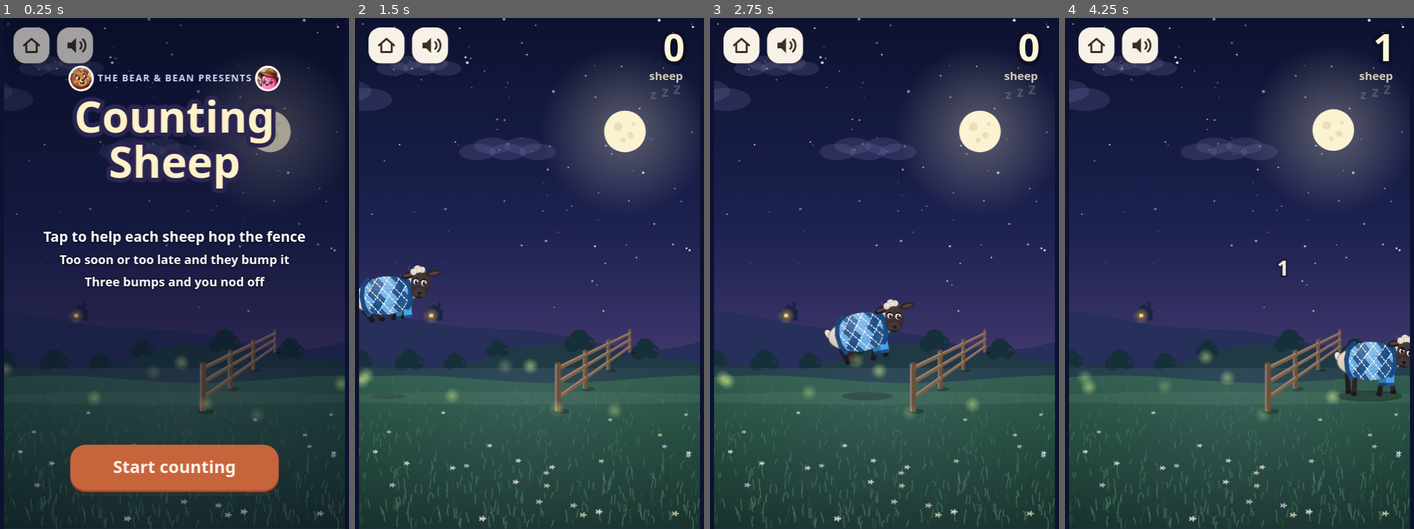
Above: before the commit, frames 1-4 (left to right).
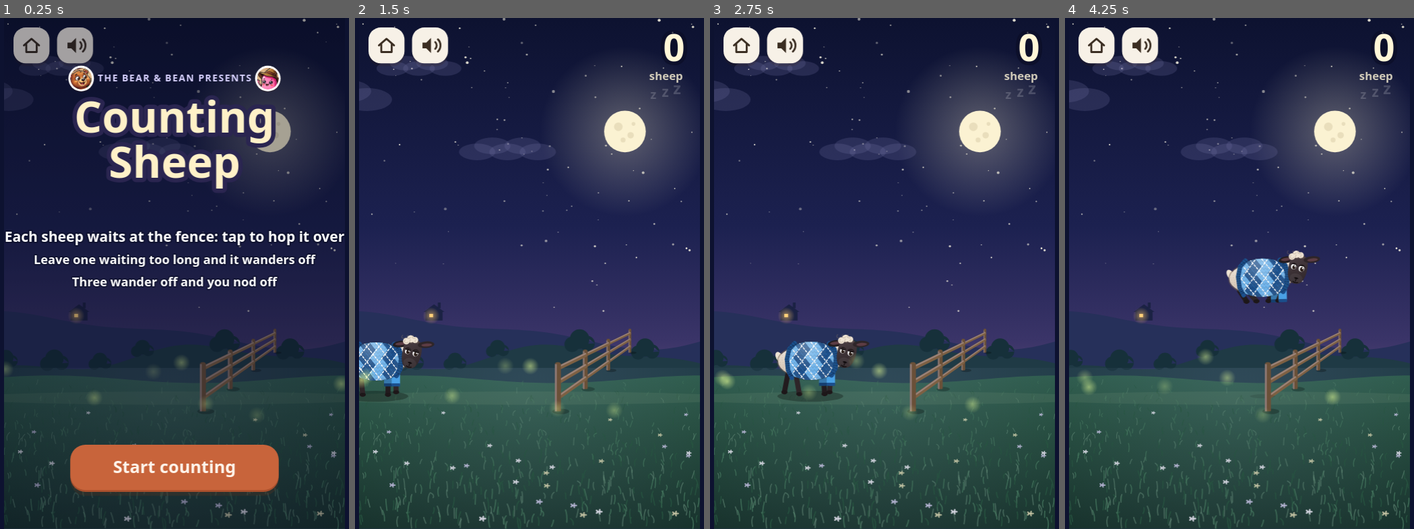
Above: after the commit, the same moments.

Repository: Crunchy000/Games
Game: browser game, page counting-sheep/index.html
Two runs of this game, one before a commit and one after it. Both use one fixed random seed, a clock stepped at 60 frames per second and the inputs below.
Inputs:
- Up to frame 1 (0.25 s): no input
- Up to frame 2 (1.5 s): click "Start counting" at 0.27 s; hold Right from 1.03 s (still down); tap Space at 1.1 s
- Up to frame 3 (2.75 s): release Right at 1.53 s; hold Down 1.58-1.85 s; tap Space at 1.6, 2.1, 2.6 s; hold Left 1.9-2.47 s; tap Enter at 2.52 s; hold Up from 2.52 s (still down)
- Up to frame 4 (4.25 s): release Up at 2.82 s; hold Right 2.87-3.53 s; tap Space at 3.1, 3.6, 4.1 s; hold Up 3.58-3.82 s; hold Left from 3.87 s (still down)

The runs differ from the first frame. In frame 1, 2.8% of the frame differs, in the area x 1-99%, y 41-54%; in frame 2, 3.0%; in frame 3, 3.2%; in frame 4, 3.8%, in the area x 46-99%, y 3-76%.

Commit message:
Counting Sheep: sheep wait at the fence; the lullaby moves faster
Each sheep now trots up and waits at the fence with a bleat and a buzz until you tap;
releasing it chimes the next note and clearing the fence plays the one after, so the
melody goes twice as fast. A sheep left waiting bleats again, then wanders off; three
wander off and you nod off.

Co-Authored-By: Claude Opus 5.5 <noreply@anthropic.com>
Claude-Session: https://claude.ai/code/session_01QT458vya8LPEwXB5x7RvTJ

Diff:
--- a/counting-sheep/index.html
+++ b/counting-sheep/index.html
@@ -307,6 +307,8 @@
 const FENCE_H = 40, JUMP_T = 1.5, JUMP_H = 90, JUMP_V = 104;   // a slow, floaty hop: about three quarters of a second to tap in, at first
 const GROUND = () => Math.round(H * .74), FX = Math.round(W * .6);
 const FRONT = 30 * SS, BACK = 28 * SS;   // how far the body reaches in front of and behind the feet
+const WAIT_X = FX - 79;   // where each sheep stops and waits to be hopped over (a hop from here always clears)
+const NUDGE_T = 4, GIVE_UP_T = 8;   // a waiting sheep bleats again after a while, then wanders off
 
 function resize() {
   H = cardMode ? 270 : Math.round(clamp(W * innerHeight / innerWidth, 540, 800));
@@ -377,29 +379,29 @@
 const buzz = ms => { try { navigator.vibrate && navigator.vibrate(ms); } catch (e) {} };
 
 /* ---------- the night's state ---------- */
-let frozen = false, cardMode = false, state = 'title', time = 0, count = 0, drowsy = 0, overT = 0, nextIn = 0, sheep = null, lastTy = null, pops = [], overLine = '';
+let frozen = false, cardMode = false, noteI = 0, state = 'title', time = 0, count = 0, drowsy = 0, overT = 0, nextIn = 0, sheep = null, lastTy = null, pops = [], overLine = '';
 const DROWSY_MAX = 3;
 // the sheep: x is where its feet are; st: walk, pause, jump, bump, off (wandering away after a bump), gone
 function newSheep() {
   let ty; do ty = { col: pick(COLOURS), pat: pick(PATTERNS), face: FACES[0] }; while (lastTy && ty.col === lastTy.col && ty.pat === lastTy.pat); lastTy = ty;
   const v = (62 + Math.min(count, 80) * .45) * R(.88, 1.12);
   sheep = { ty, x: -36, v, st: 'walk', t: 0, ph: R(0, 6), lift: 0, cleared: false, dir: 1,
-    pauseAt: count >= 4 && Math.random() < .2 ? R(30, FX - FRONT - 70) : null, pauseFor: R(.7, 1.5), lid: R(.25, .5) };
+    pauseAt: null, pauseFor: 0, lid: R(.25, .5) };
 }
 function startNight(carry) {
   count = carry ? run.count : 0; drowsy = carry ? run.drowsy : 0; run = { count, drowsy };
-  state = 'play'; sheep = null; nextIn = .4; pops = []; persist();
+  state = 'play'; sheep = null; nextIn = .4; pops = []; noteI = count * 2; persist();
 }
 function hop() {
   if (state !== 'play' || !sheep) return;
-  if ((sheep.st === 'walk' || sheep.st === 'pause') && !sheep.cleared && sheep.x < FX) { sheep.st = 'jump'; sheep.t = 0; sHop(); }
+  if (sheep.st === 'wait') { sheep.st = 'jump'; sheep.t = 0; sNote(noteI++); }   // released: a chime, and over it goes
 }
 function bump() {
   const s = sheep; s.st = 'bump'; s.t = 0; s.x = Math.min(s.x, FX - 5 - FRONT); s.liftFrom = s.lift;
   drowsy++; run.drowsy = drowsy; sBump(); buzz(25); persist();
 }
 function countIt() {
-  sheep.cleared = true; sNote(count); count++; total++; run.count = count;
+  sheep.cleared = true; sNote(noteI++); count++; total++; run.count = count;
   pops.push({ x: FX + 10, y: GROUND() - 120, t: 0, n: count }); persist();
 }
 function nodOff() {
@@ -417,9 +419,10 @@
   if (s.st === 'walk') {
     const v = s.cleared ? Math.max(s.v * 1.5, 95) : s.v;
     s.x += v * dt * s.dir; s.ph += dt * v / 7;
-    if (s.pauseAt !== null && s.x >= s.pauseAt) { s.st = 'pause'; s.t = 0; s.pauseAt = null; }
-  } else if (s.st === 'pause') {   // a nibble of grass on the way
-    if (s.t > s.pauseFor) { s.st = 'walk'; s.t = 0; }
+    if (!s.cleared && s.dir > 0 && s.x >= WAIT_X) { s.x = WAIT_X; s.st = 'wait'; s.t = 0; s.nudged = false; baa(R(.95, 1.1), .045); buzz(30); }   // at the fence: wait, with a bleat and a buzz
+  } else if (s.st === 'wait') {
+    if (!s.nudged && s.t > NUDGE_T) { s.nudged = true; baa(1.12, .05); buzz(30); }
+    if (s.t > GIVE_UP_T) { drowsy++; run.drowsy = drowsy; persist(); if (drowsy >= DROWSY_MAX) { nodOff(); return; } s.st = 'off'; s.dir = -1; s.t = 0; s.v *= .8; baa(.85, .035); }   // left too long: it wanders off, and you're a little sleepier
   } else if (s.st === 'jump') {
     const p = s.t / JUMP_T; s.x += Math.max(s.v, JUMP_V) * dt;
     s.lift = 4 * JUMP_H * p * (1 - p); s.ph += dt * 3;
@@ -475,11 +478,11 @@
   const G = GROUND(), y = G - s.lift;
   // its shadow stays on the grass, smaller the higher it goes
   const sh = 1 - s.lift / (JUMP_H * 1.6); ctx.fillStyle = `rgba(0,0,0,${.28 * sh})`; ctx.beginPath(); ctx.ellipse(s.x - 2 * s.dir, G, 30 * SS * sh, 5 * SS * sh, 0, 0, 6.3); ctx.fill();
-  const bob = s.st === 'walk' || s.st === 'off' ? Math.abs(Math.sin(s.ph)) * 1.4 : 0;
-  const tilt = s.st === 'jump' ? (s.t / JUMP_T - .5) * .5 : s.st === 'bump' ? -Math.sin(Math.min(1, s.t / .5) * Math.PI) * .18 : s.st === 'pause' ? .12 : 0;
+  const bob = s.st === 'walk' || s.st === 'off' ? Math.abs(Math.sin(s.ph)) * 1.4 : s.st === 'wait' ? Math.sin(time * 2.2) * .6 + .6 : 0;
+  const tilt = s.st === 'jump' ? (s.t / JUMP_T - .5) * .5 : s.st === 'bump' ? -Math.sin(Math.min(1, s.t / .5) * Math.PI) * .18 : s.st === 'wait' ? -.04 : 0;
   const tuck = s.st === 'jump' ? Math.min(1, s.t / JUMP_T * 5, (1 - s.t / JUMP_T) * 5) : 0;
   ctx.save(); ctx.translate(s.x, y - bob); ctx.scale(SS * s.dir, SS); ctx.rotate(tilt);
-  drawSheep(ctx, s.ty, { ph: s.st === 'pause' ? 0 : s.ph, tuck, lid: s.st === 'bump' ? 0 : s.st === 'jump' ? s.lid * .4 : s.lid });
+  drawSheep(ctx, s.ty, { ph: s.st === 'wait' ? 0 : s.ph, tuck, lid: s.st === 'bump' ? 0 : s.st === 'jump' || (s.st === 'wait' && s.t < .8) ? s.lid * .4 : s.lid });
   ctx.restore();
   if (s.st === 'bump') {   // a few slow little stars round its head
     const hx = s.x + 26 * SS, hy = y - 62 * SS; ctx.fillStyle = '#ffe9a8';
@@ -526,7 +529,7 @@
   const y = H * .2;
   PK.presents(ctx, W / 2, y - 44, PKIMG, { size: 10, color: '#d8d2ff' });
   txt('Counting', W / 2, y, 46, '#fff1c8', '#2a2550'); txt('Sheep', W / 2, y + 48, 46, '#fff1c8', '#2a2550');
-  const lines = ['Tap to help each sheep hop the fence', 'Too soon or too late and they bump it', 'Three bumps and you nod off'];
+  const lines = ['Each sheep waits at the fence: tap to hop it over', 'Leave one waiting too long and it wanders off', 'Three wander off and you nod off'];
   lines.forEach((l, i) => txt(l, W / 2, H * .43 + i * 24, i ? 13 : 15, '#fff', 'rgba(10,12,35,.55)', 'center', i ? 700 : 800));
   if (best || total) txt(`Best ${best} · ${total} sheep counted in all`, W / 2, H * .43 + 82, 13, '#ffe2a8', 'rgba(10,12,35,.55)', 'center', 700);
   const carry = run && run.count > 0 && run.drowsy < DROWSY_MAX;
--- a/sw.js
+++ b/sw.js
@@ -10,7 +10,7 @@
    - offline: with no connection, pages come from the saved copy, and a page that was never saved falls back to the home page
    - background sync ('bb-save'): finishes saving anything the offline copy is missing, once the connection is back
    - periodic sync ('bb-refresh', about daily, installed app only): checks for a new version and tops up the saved copy */
-const VERSION = 'games-8919bae46a69';
+const VERSION = 'games-9b7f522f38e4';
 const STAMPED = 'bb-stamped';
 const FILES = [
   './',
